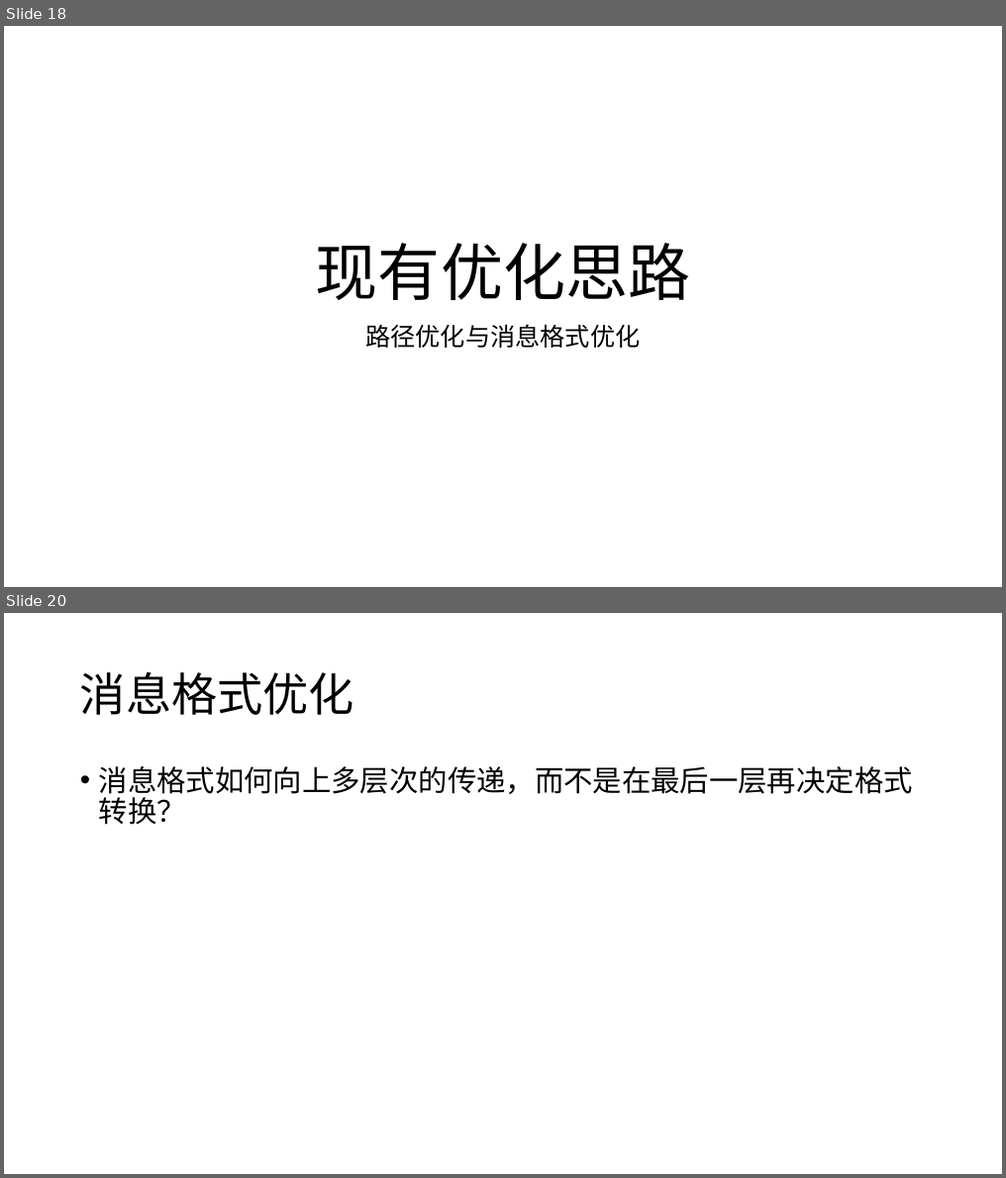
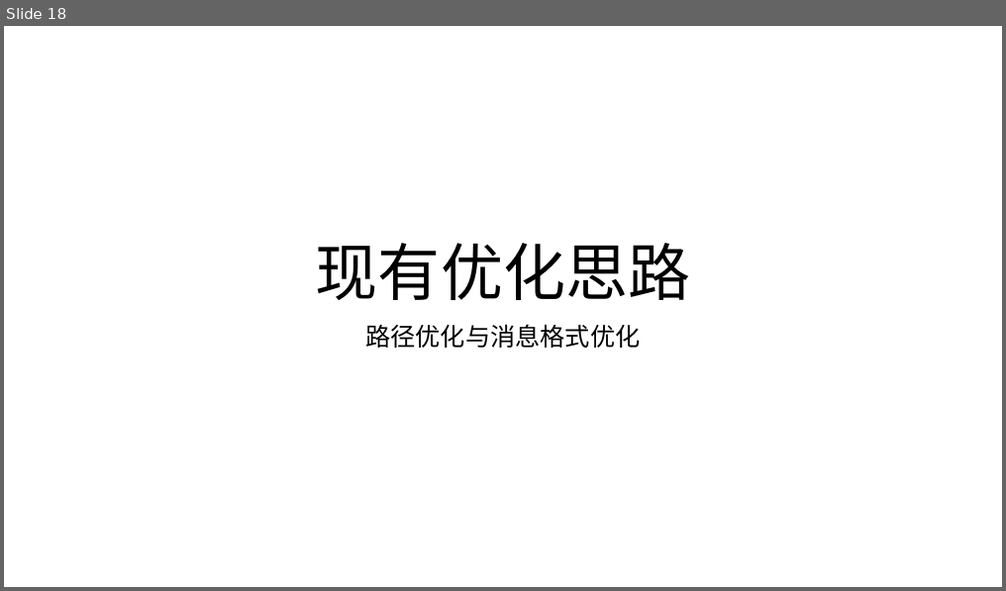
Before and after one commit to HuangDDU/hzy_algorithm, a slide deck: huawei/示例输入输出.pptx. Shown one above the other, each under a label of ours: slides 18 and 20 before the commit, slide 18 after it; the slides between them are not shown. The pictures are 1006x1178 and 1006x591 pixels, drawn with LibreOffice and Linux fonts; fonts in the diff are those of the drawing. Boxes give left, top, right and bottom in pixels: in the first picture for what was removed or moved away, otherwise in the second. Text is boxed around its words. In the diff, an @@ line names an element or a change of style, - is before the commit and + after.

```diff
--- a/huawei/示例输入输出.pptx
+++ b/huawei/示例输入输出.pptx
@@ slide 20 removed at bbox=[4, 613, 1002, 1174], background #FFFFFF @@
@@ title removed at bbox=[80, 672, 354, 715] @@
-消息格式优化
@@ text removed at bbox=[99, 766, 913, 825] @@
-• 消息格式如何向上多层次的传递，而不是在最后一层再决定格式转换？
```
Also in this commit, not shown: 1 slide changed, 2 slides added.
